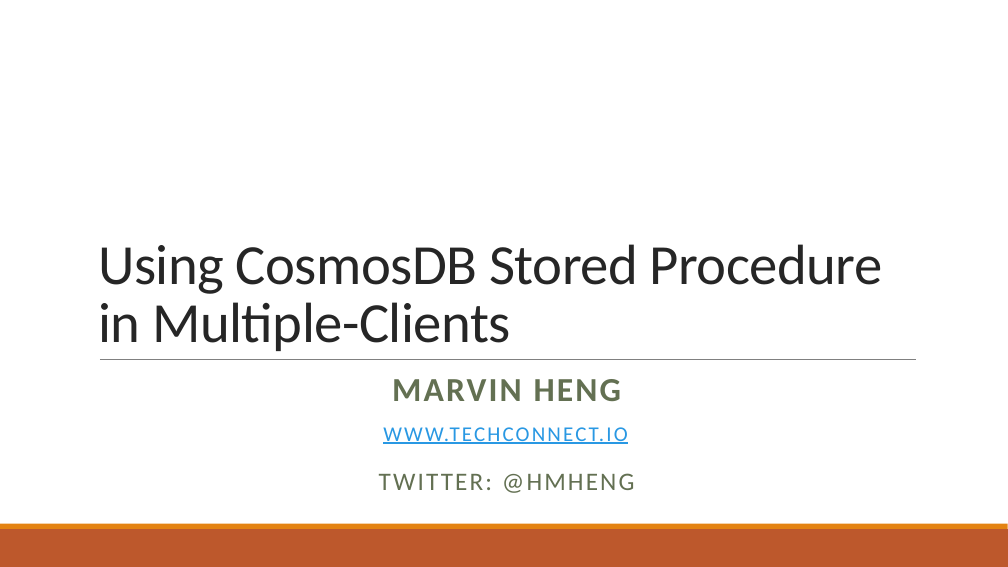
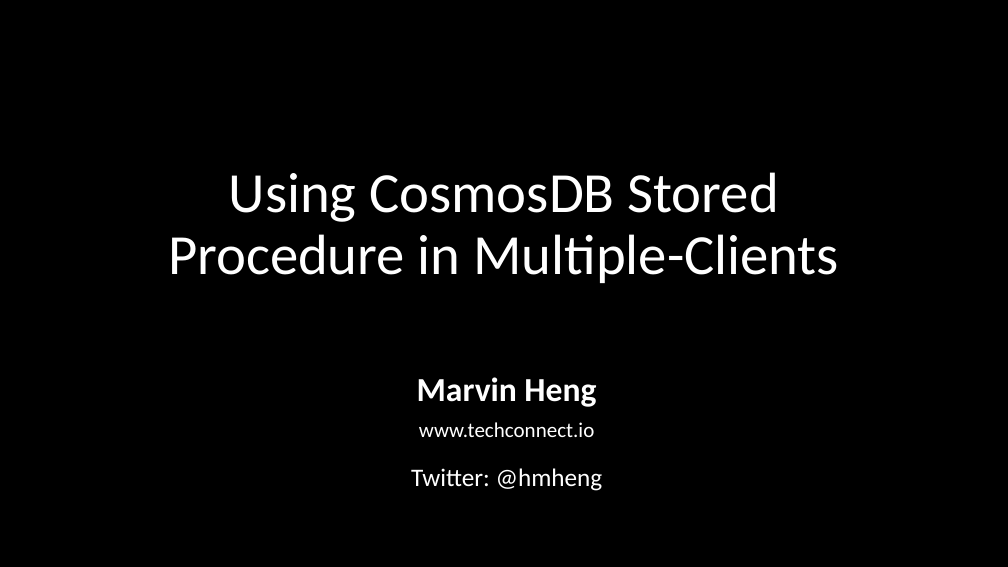
Before and after one commit to hmheng/CosmosDBSPDemo, a slide deck: slide 1 of CosmosDBSPDemo.pptx. Drawn at 1008x567 pixels with LibreOffice and Linux fonts; fonts in the diff are those of the drawing. Boxes give left, top, right and bottom in pixels: in the first picture for what was removed or moved away, otherwise in the second. Text is boxed around its words. In the diff, an @@ line names an element or a change of style, - is before the commit and + after.

```diff
--- a/CosmosDBSPDemo.pptx
+++ b/CosmosDBSPDemo.pptx
@@ background #FFFFFF to #000000 @@
@@ title "Using CosmosDB Stored Procedure in ...": place and size @@
-title "Using CosmosDB Stored Procedure in ..." at box(98, 244, 883, 351)
+title "Using CosmosDB Stored Procedure in ..." at box(168, 172, 839, 283)
@@ title "Using CosmosDB Stored Procedure in ..." at box(168, 172, 839, 283): text colour #262626 to #FFFFFF, letter spacing -0.5 to 0 pt; alignment left to centre; line spacing 0.85 to 0.9 @@
@@ line removed from (100, 359) to (917, 359) @@
@@ subtitle at box(411, 377, 603, 491): text changed; text colour #637052 to #FFFFFF @@
-MARVIN HENG
-WWW.TECHCONNECT.IO
-TWITTER: @HMHENG
+Marvin Heng
+www.techconnect.io
+Twitter: @hmheng
@@ rectangle removed at box(0, 529, 1008, 567) @@
@@ rectangle removed at box(0, 524, 1008, 529) @@
```
Also in this commit, not shown: 3 other slides changed, 1 slide added.
